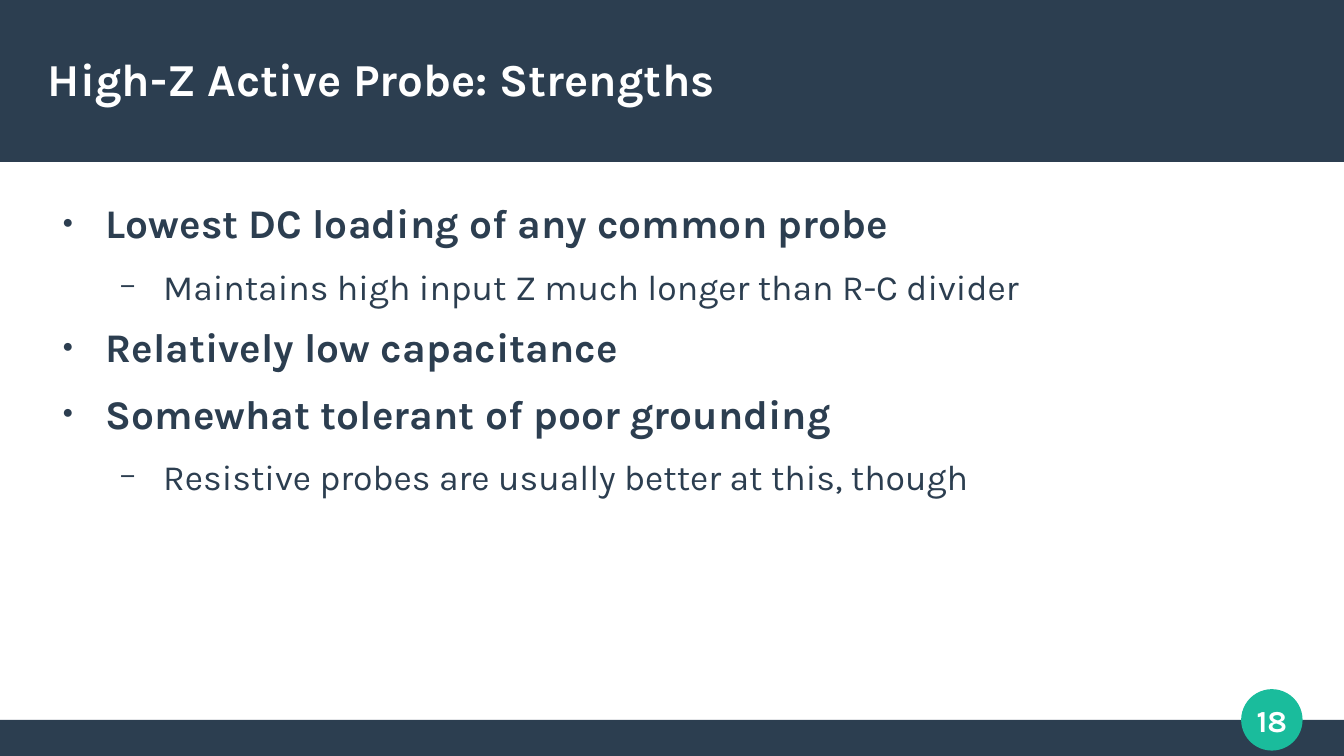
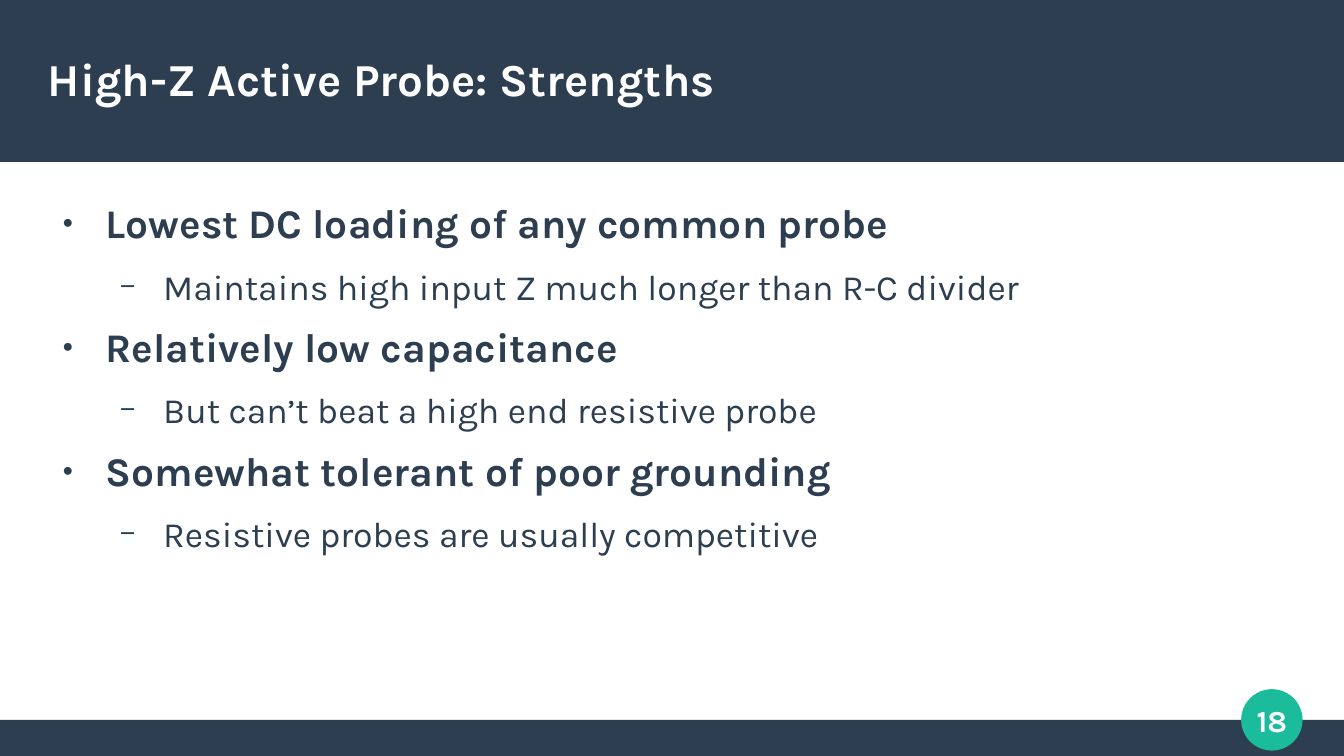
Before and after one commit to azonenberg/electronics-training, a slide deck: slide 18 of oscilloscope-probing/sec04-hiz-active.odp. Drawn at 1344x756 pixels with LibreOffice and Linux fonts; fonts in the diff are those of the drawing. Boxes give left, top, right and bottom in pixels: in the first picture for what was removed or moved away, otherwise in the second. Text is boxed around its words. In the diff, an @@ line names an element or a change of style, - is before the commit and + after.

```diff
--- a/oscilloscope-probing/sec04-hiz-active.odp
+++ b/oscilloscope-probing/sec04-hiz-active.odp
@@ text at [163,398,816,432]: paragraph added @@
+  − But can’t beat a high end resistive probe
@@ text at [163,522,818,556]: text changed @@
-  − Resistive probes are usually better at this, though
+  − Resistive probes are usually competitive
```
Also in this commit, not shown: 5 slides added, 3 slides removed, 6 other files.
